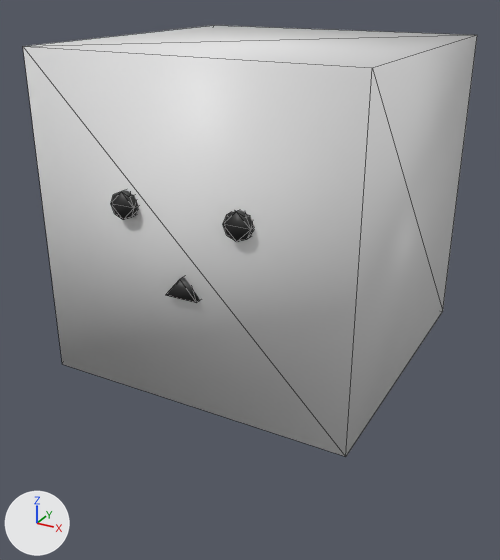
A saved change to the glTF model packages/frontend/assets/world/avatars/default.glb.
The view is the same before and after, from a 50 mm lens placed at (0.501, -0.973, 0.588), pointed at (-0.017, -0.031, 0.117). The axes (+X, +Y, +Z) are drawn at lower left. The lights are the same throughout. The first picture is the older version. Mesh edges are drawn as thin lines. Where no turn or scale is listed for an object, it has been applied to the vertices. Vertices at exactly the same position are counted once.

Before the edit, the objects in view are built like this:
```python
me_cube = bpy.data.meshes.new('Cube')
me_cube.from_pydata(...)  # a box spanning x -0.25..0.25, y -0.25..0.25, z -0.25..0.25
me_cube.materials.append(mat_body)  # white #e7e7e7
me_cylinder = bpy.data.meshes.new('Cylinder')
me_cylinder.from_pydata(...)  # 16 vertices, 22 faces; spans x -0.02..0.02, y -0.01..0.01, z -0.02..0.02
me_cylinder.materials.append(mat_face)  # black #272727
me_cylinder_001 = bpy.data.meshes.new('Cylinder.001')
me_cylinder_001.from_pydata([(0.0, 0.01, 0.02), (0.0, -0.01, 0.02), (0.0173, 0.01, -0.01), (0.0173, -0.01, -0.01), (-0.0173, 0.01, -0.01), (-0.0173, -0.01, -0.01)], [], [(0, 1, 3), (0, 3, 2), (2, 3, 5), (2, 5, 4), (3, 1, 5), (4, 5, 1), (4, 1, 0)])
me_cylinder_001.materials.append(mat_face)  # black #272727
ob_cube = bpy.data.objects.new('Cube', me_cube)
ob_cube.location = (0.0, 0.0, 0.25)
ob_eyel = bpy.data.objects.new('EyeL', me_cylinder)
ob_eyel.location = (-0.09, -0.25, 0.3)
ob_eyer = bpy.data.objects.new('EyeR', me_cylinder)
ob_eyer.location = (0.09, -0.25, 0.3)
ob_mouth = bpy.data.objects.new('Mouth', me_cylinder_001)
ob_mouth.location = (0.0, -0.25, 0.19)
ob_mouth.scale = (1.5, 1.0, 1.0)
```
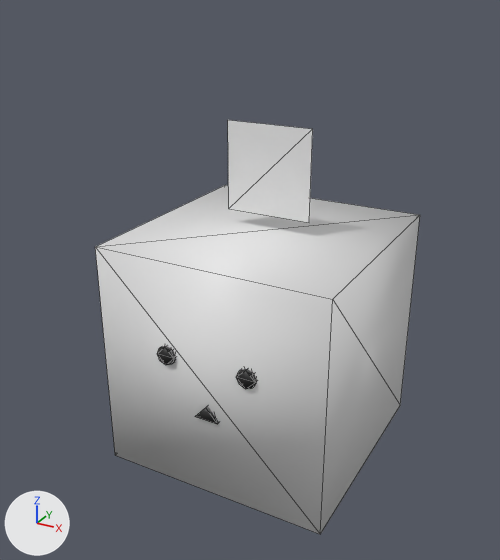
Pixel boxes (x1, y1, x2, y2) of what changed, in the pictures (500 x 560 px):
'Cube', moved, rescaled (28% narrower, 19% shorter)
    before: (23, 25, 477, 457)
    after: (95, 185, 420, 534)
'__AVATAR__', added
    after: (228, 120, 313, 223)
'EyeL', moved, rescaled
    before: (111, 190, 138, 220)
    after: (157, 346, 176, 365)
'Mouth', moved, rescaled (29% narrower, 30% shorter)
    before: (166, 277, 200, 303)
    after: (195, 406, 219, 424)

Edits to the bpy script that builds the scene:
```text
Change me_cube:
    used by ob_cube; location = (0.0, 0.0, 0.25)
    remove me_cube.from_pydata(...)  # 8 vertices, 12 faces; spans x -0.25..0.25, y -0.25..0.25, z -0.25..0.25
    add me_cube.from_pydata(...)  # 8 vertices, 12 faces; spans x -0.2..0.2, y -0.2..0.2, z -0.2..0.2
    me_cube part 1: the whole mesh is scaled about its middle by 0.8
Add me_plane:
    me_plane.from_pydata([(-0.075, 0.0, -0.075), (0.075, 0.0, -0.075), (-0.075, 0.0, 0.075), (0.075, 0.0, 0.075)], [], [(0, 1, 3), (0, 3, 2)])
Change ob_cube:
    ob_cube.location: (0.0, 0.0, 0.25) -> (0.0, 0.0, 0.0)
Change ob_eyel:
    ob_eyel.location: (-0.09, -0.25, 0.3) -> (-0.072, -0.198, 0.042)
    ob_eyel.scale: (1.0, 1.0, 1.0) -> (0.8, 0.8, 0.8)
Change ob_mouth:
    ob_mouth.location: (0.0, -0.25, 0.19) -> (0.0, -0.198, -0.046)
    ob_mouth.scale: (1.5, 1.0, 1.0) -> (1.2, 0.8, 0.8)
Add ob_avatar:
    ob_avatar = bpy.data.objects.new('__AVATAR__', me_plane)
    ob_avatar.location = (0.0, 0.0, 0.3)
```
